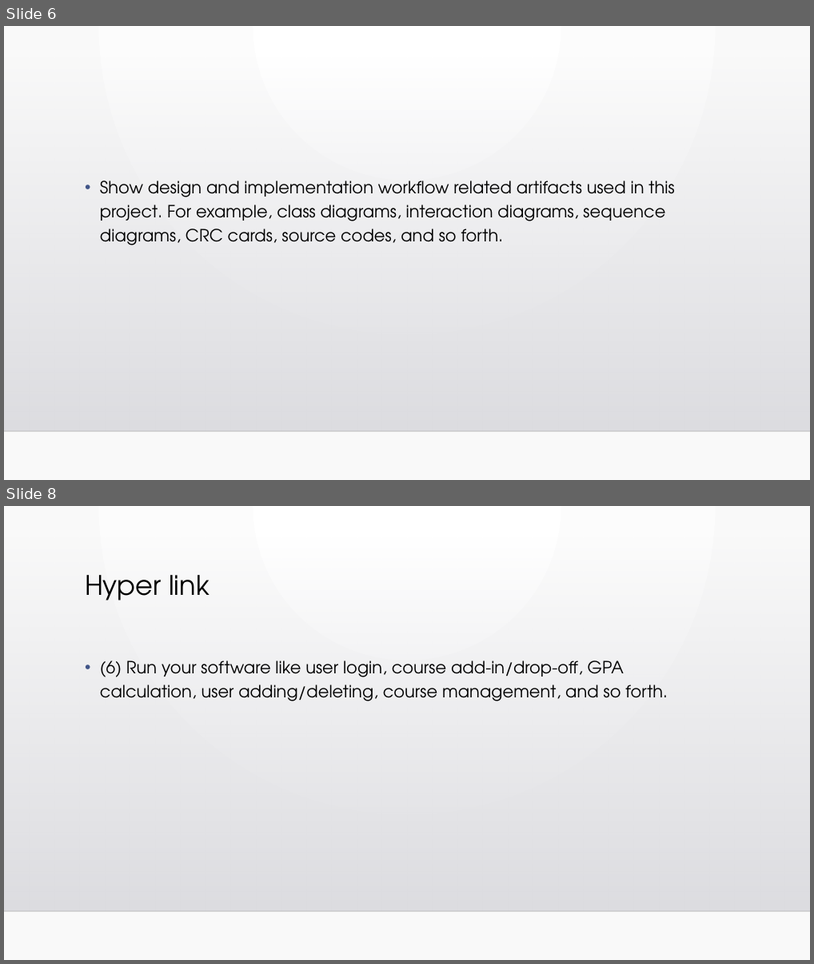
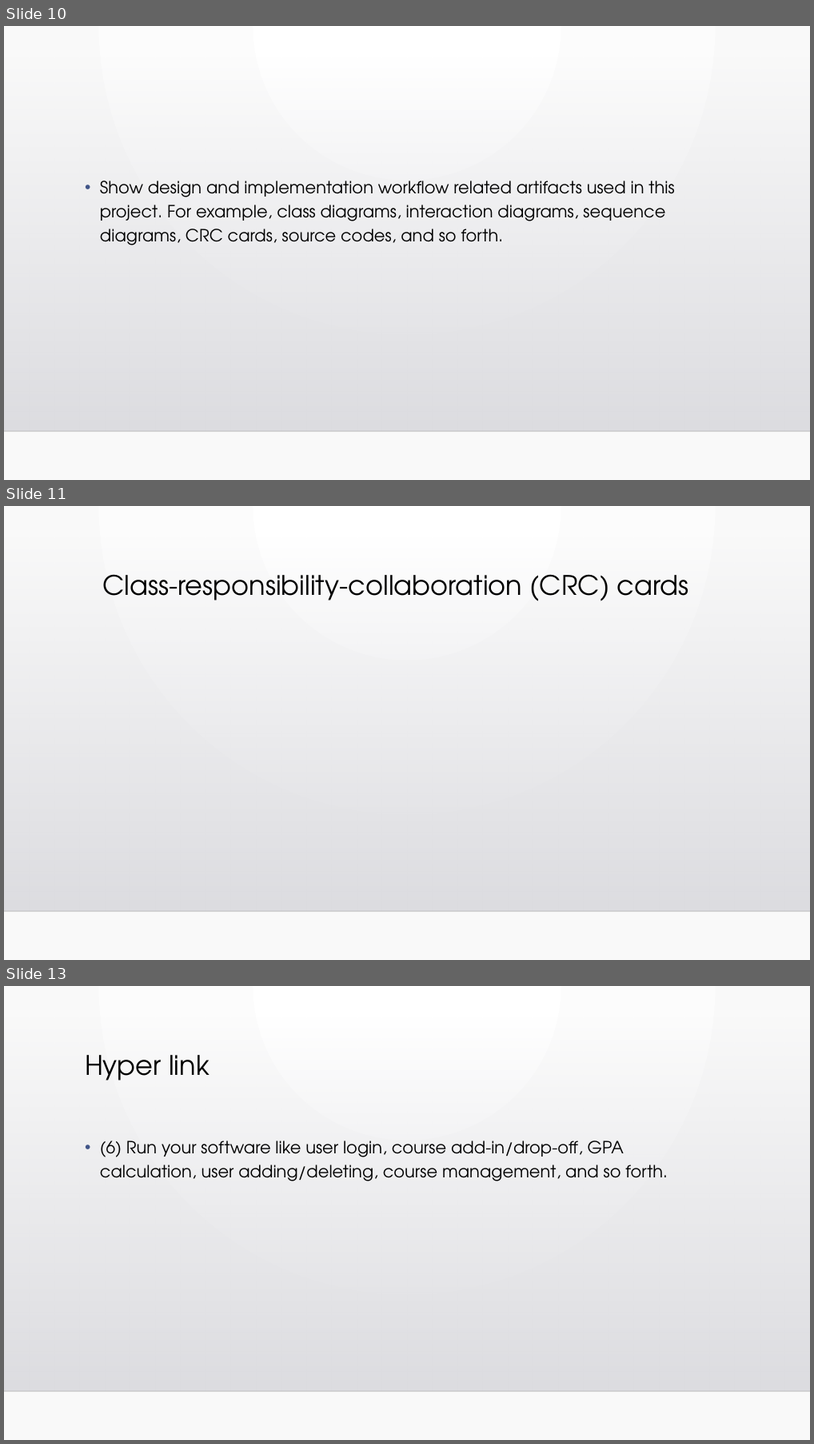
Before and after one commit to KVessey/SoftwareEngineeringLMS, a slide deck: Learning Management System project.pptx. Shown one above the other, each under a label of ours: slides 6 and 8 before the commit, slides 10, 11 and 13 after it; the slides between them are not shown. The pictures are 814x964 and 814x1444 pixels, drawn with LibreOffice and Linux fonts; fonts in the diff are those of the drawing; background and template pictures are left out. Boxes give left, top, right and bottom in pixels: in the first picture for what was removed or moved away, otherwise in the second. Text is boxed around its words. In the diff, an @@ line names an element or a change of style, - is before the commit and + after.

```diff
--- a/Learning Management System project.pptx
+++ b/Learning Management System project.pptx
@@ slide 11 added at <box>4,506,810,960</box>, background gradient #FFFFFF to #FAFAFA; not listed: 2 template elements that a slide beside it also shows @@
@@ title added at <box>103,574,690,601</box>, 32 pt, text #000000 @@
+Class-responsibility-collaboration (CRC) cards
@@ what was slide 6 is now slide 10 @@
@@ what was slide 8 is now slide 13 @@
```
Also in this commit, not shown: 5 slides changed, 4 other slides added.
